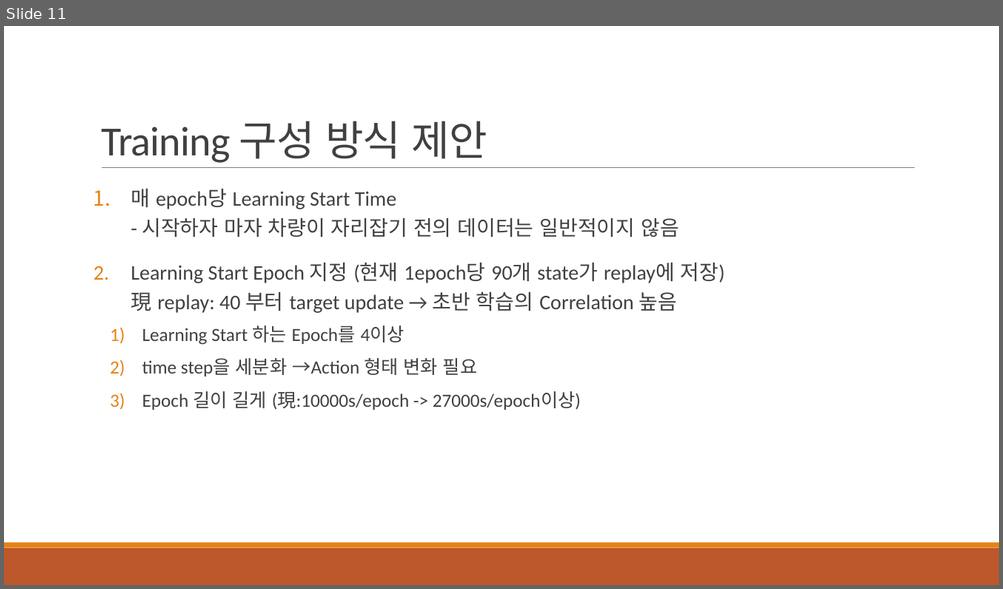
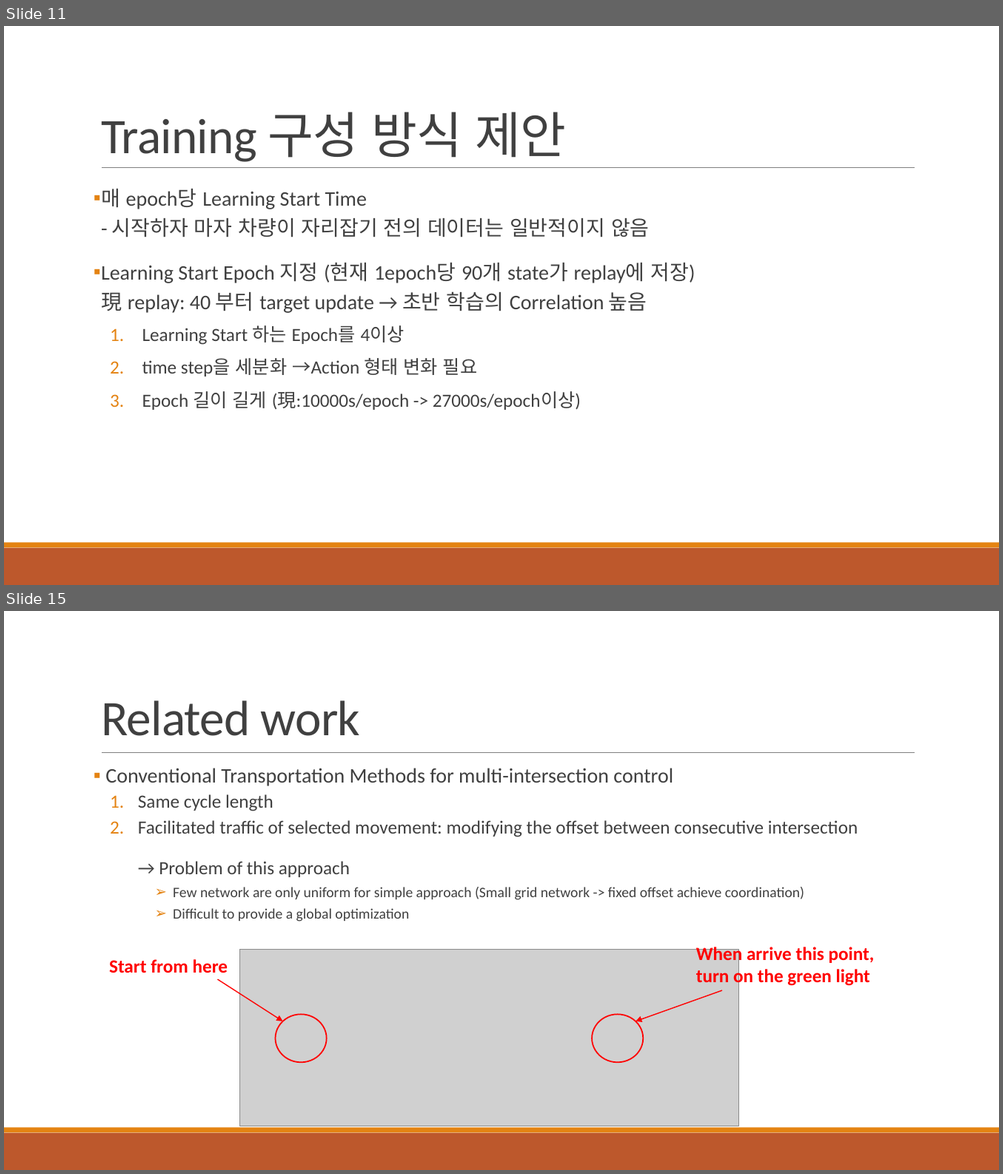
Before and after one commit to 3neutronstar/traffic-optimization_RL, a slide deck: 1st_Seminar(강민수).pptx. Shown one above the other, each under a label of ours: slide 11 before the commit, slides 11 and 15 after it; the slides between them are not shown. The pictures are 1003x589 and 1003x1174 pixels, drawn with LibreOffice and Linux fonts; fonts in the diff are those of the drawing; grey boxes stand for pictures. Boxes give left, top, right and bottom in pixels: in the first picture for what was removed or moved away, otherwise in the second. Text is boxed around its words. In the diff, an @@ line names an element or a change of style, - is before the commit and + after.

Commit message:
add the Toward a traffic light paper contents to pptx

```diff
--- a/1st_Seminar(강민수).pptx
+++ b/1st_Seminar(강민수).pptx
@@ slide 15 added at (4,611,999,1170), background #FFFFFF; not listed: 3 template elements that a slide beside it also shows @@
@@ title added at (101,701,361,736), 48 pt, text #404040 @@
+Related work
@@ text added at (105,768,857,922), 14 pt, text #404040 @@
+▪ Conventional Transportation Methods for multi-intersection control
+  1. Same cycle length
+  2. Facilitated traffic of selected movement: modifying the offset between consecutive intersection
+     → Problem of this approach
+        ➢ Few network are only uniform for simple approach (Small grid network -> fixed offset achieve coordination)
+        ➢ Difficult to provide a global optimization
@@ text added at (109,960,228,974), 18 pt, text #FF0000, bold @@
+Start from here
@@ picture added at (240,950,739,1127) @@
@@ text added at (696,945,874,987), 18 pt, text #FF0000, bold @@
+When arrive this point, turn on the green light
@@ arrow added from (217, 980) to (283, 1022), #FF0000 1 pt @@
@@ arrow added from (722, 991) to (635, 1022), #FF0000 1 pt @@
@@ ellipse added at (276,1014,327,1062), outline #FF0000 1.25 pt @@
@@ ellipse added at (592,1014,643,1062), outline #FF0000 1.25 pt @@
@@ slide 11 changed as well @@
@@ title "Training 구성 방식 제안" at (101,112,566,162): size 40 to 48 pt @@
@@ text "매 epoch당 Learning Start Time ..." at (101,189,695,410): bullet 1. to ▪; bullet 1) to 1. @@
```
Also in this commit, not shown: 9 other slides changed, 12 other slides added.
